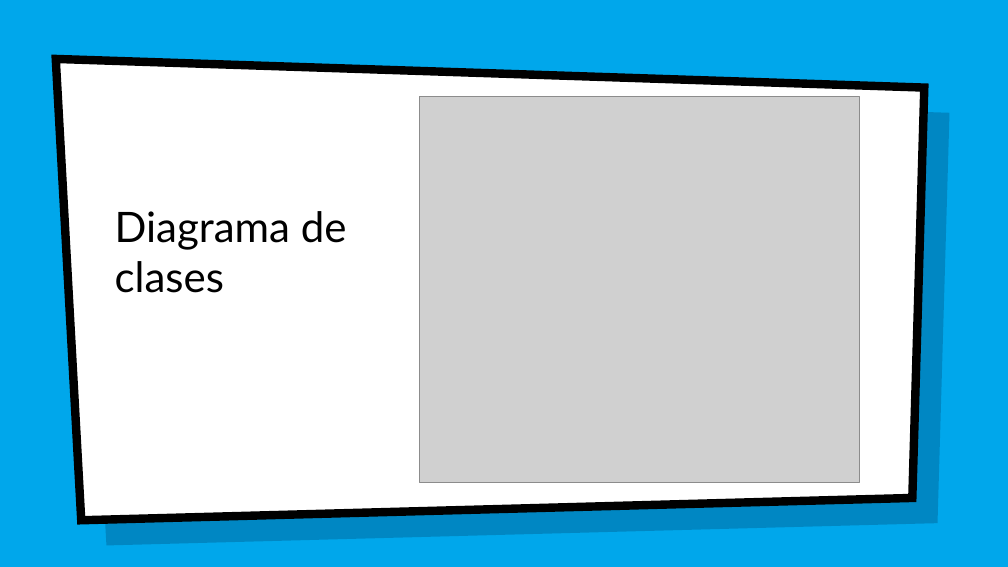
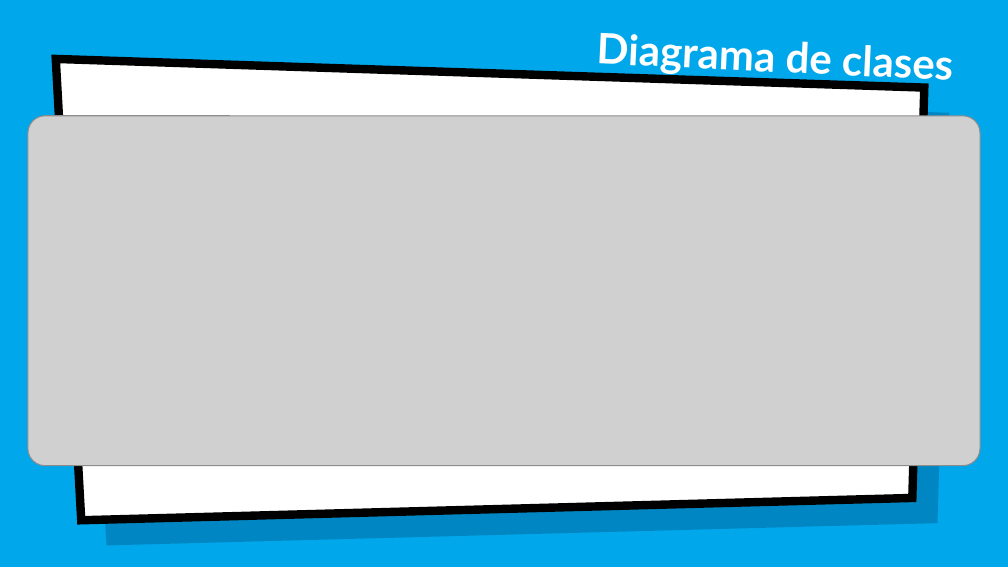
Before and after one commit to JessicaSarai98/CapaciExpress, a slide deck: slide 7 of Documentacion/CapaciExpress.pptx. Drawn at 1008x567 pixels with LibreOffice and Linux fonts; fonts in the diff are those of the drawing; grey boxes stand for pictures; background and template pictures are left out. Boxes give left, top, right and bottom in pixels: in the first picture for what was removed or moved away, otherwise in the second. Text is boxed around its words. In the diff, an @@ line names an element or a change of style, - is before the commit and + after.

```diff
--- a/Documentacion/CapaciExpress.pptx
+++ b/Documentacion/CapaciExpress.pptx
@@ title "Diagrama de clases" moved from (x1=115, y1=211, x2=347, y2=293) to (x1=596, y1=33, x2=952, y2=88) @@
@@ title "Diagrama de clases" at (x1=596, y1=33, x2=952, y2=88): text colour #000000 to #FFFFFF, bold on; rotation 0 to 2 degrees @@
@@ picture added at (x1=28, y1=116, x2=981, y2=466) @@
@@ picture removed at (x1=419, y1=97, x2=860, y2=483) @@
```
Also in this commit, not shown: 1 slide added, 1 slide removed.
